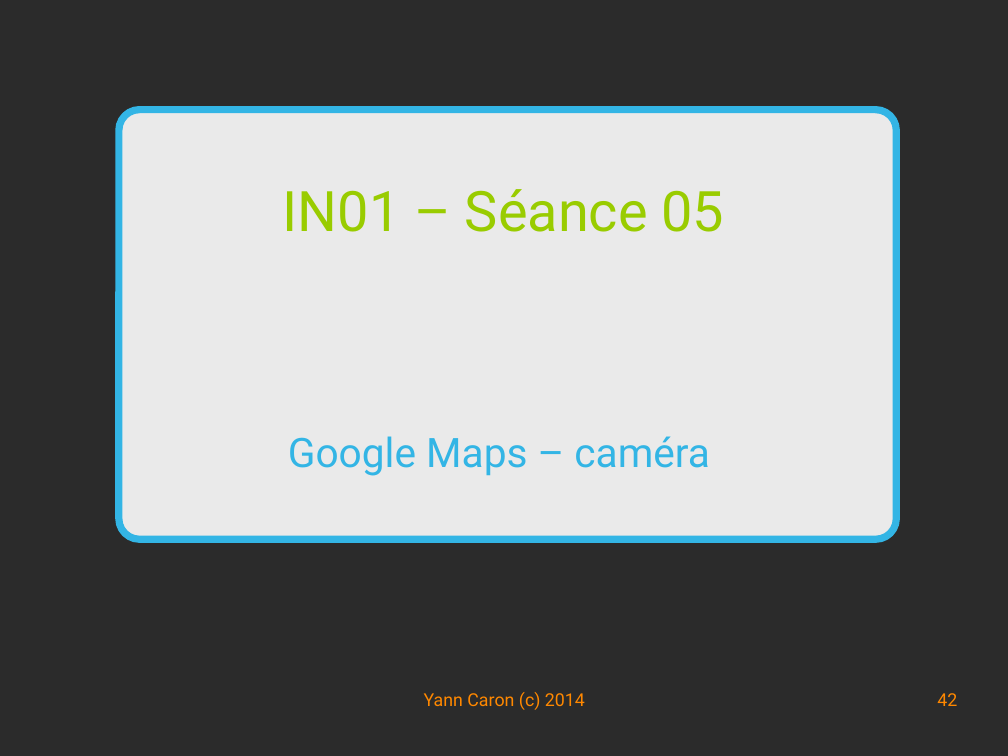
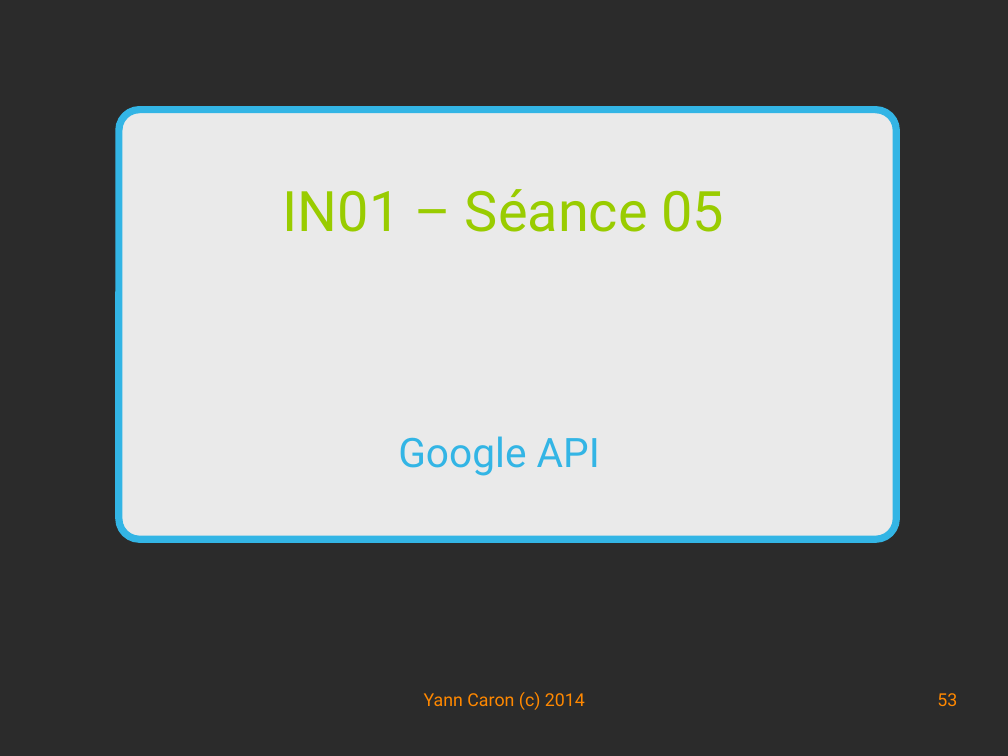
Before and after one commit to YannCaron/Android-ENSG, a slide deck: slide 53 of 05 - Google Map.odp (slide 42 before the commit). Drawn at 1008x756 pixels with LibreOffice and Linux fonts; fonts in the diff are those of the drawing; background and template pictures are left out; a plain dark background stands for a picture behind light text. Boxes give left, top, right and bottom in pixels: in the first picture for what was removed or moved away, otherwise in the second. Text is boxed around its words. In the diff, an @@ line names an element or a change of style, - is before the commit and + after.

Commit message:
Issur #13 Google Map API

```diff
--- a/05 - Google Map.odp
+++ b/05 - Google Map.odp
@@ subtitle at (398, 436, 600, 476): text changed @@
-Google Maps – caméra
+Google API
@@ page number at (937, 693, 957, 706): text changed @@
-42
+53
```
Also in this commit, not shown: 6 other slides changed, 11 slides added, 3 slides removed, 2 other files.
